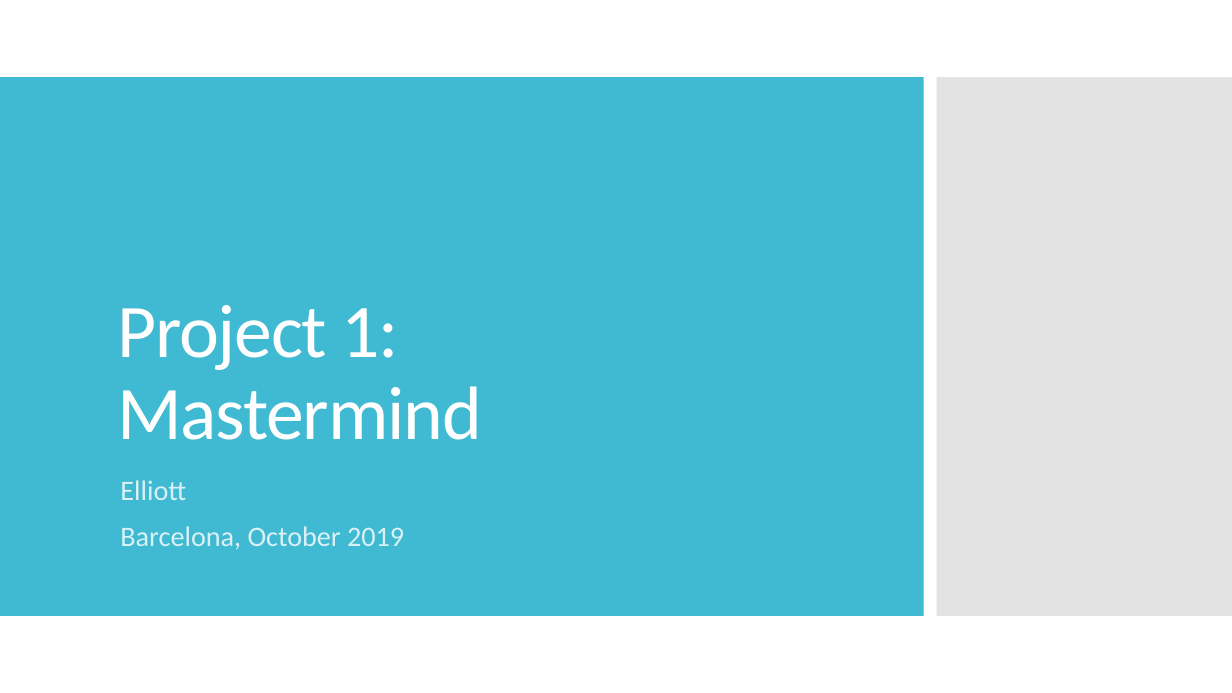
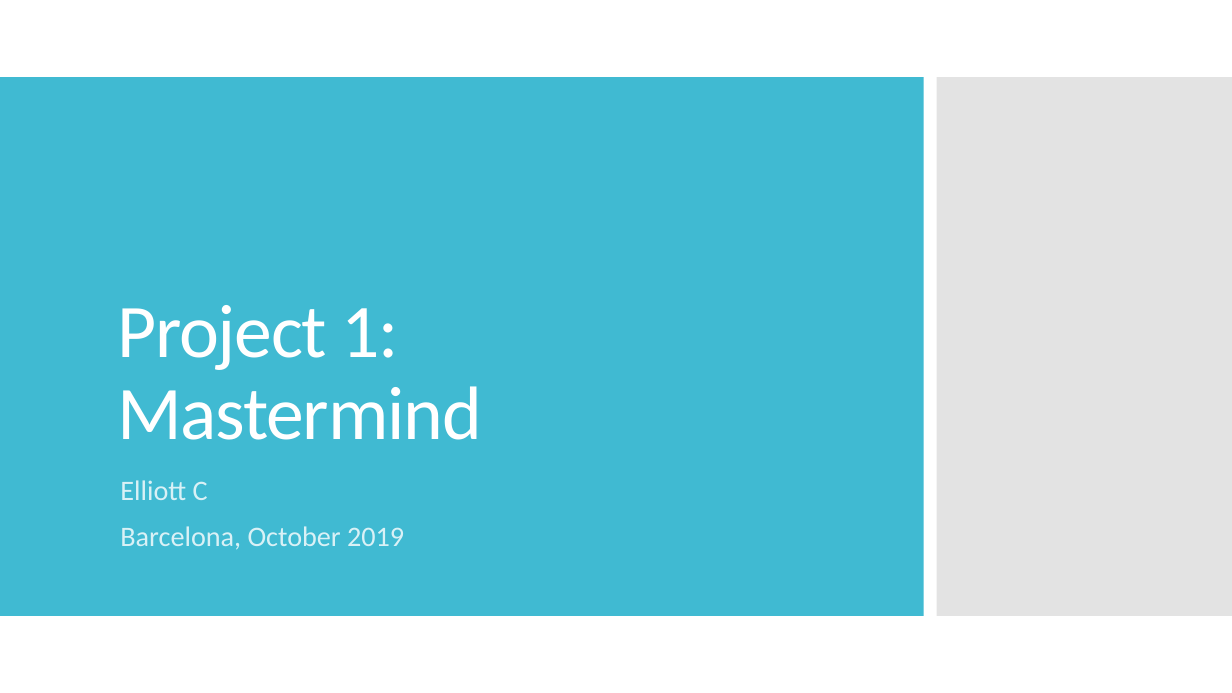
Before and after one commit to ta-data-bcn/Project-Week-1-Build-Your-Own-Game, a slide deck: slide 1 of your-project/EC Matermind Preso.pptx. Drawn at 1232x693 pixels with LibreOffice and Linux fonts; fonts in the diff are those of the drawing. Boxes give left, top, right and bottom in pixels: in the first picture for what was removed or moved away, otherwise in the second. Text is boxed around its words. In the diff, an @@ line names an element or a change of style, - is before the commit and + after.

```diff
--- a/your-project/EC Matermind Preso.pptx
+++ b/your-project/EC Matermind Preso.pptx
@@ subtitle at (120,480,208,500): text changed @@
-Elliott
+Elliott C
```
Also in this commit, not shown: 5 other slides changed, 1 slide added, 4 other files.
